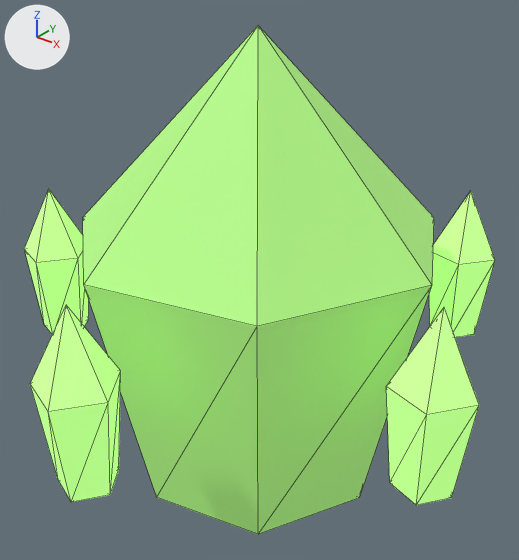
A saved change to the glTF model assets/models/glb/deep-fracture-creature-AnnoyanceWisp-venom.glb.
The view is the same before and after, from a 50 mm lens placed at (0.839, -1.044, 0.887), pointed at (0.026, -0.028, 0.257). The axes (+X, +Y, +Z) are drawn at upper left. The lights are the same throughout. The picture after the commit comes second. Mesh edges are drawn as thin lines.

The older version as bpy lines, for what is in view:
```python
ob_orbit_shard_0 = bpy.data.objects.new('orbit-shard-0', me_orbit_shard_0)
ob_orbit_shard_0.location = (0.468, -0.133, 0.207)
ob_orbit_shard_1 = bpy.data.objects.new('orbit-shard-1', me_orbit_shard_1)
ob_orbit_shard_1.location = (0.024, -0.48, 0.207)
ob_orbit_shard_2 = bpy.data.objects.new('orbit-shard-2', me_orbit_shard_2)
ob_orbit_shard_2.location = (-0.444, -0.164, 0.207)
ob_orbit_shard_4 = bpy.data.objects.new('orbit-shard-4', me_orbit_shard_4)
ob_orbit_shard_4.location = (0.276, 0.398, 0.207)
ob_shell = bpy.data.objects.new('shell', me_shell)
ob_shell.location = (0.019, 0.0, 0.254)
```
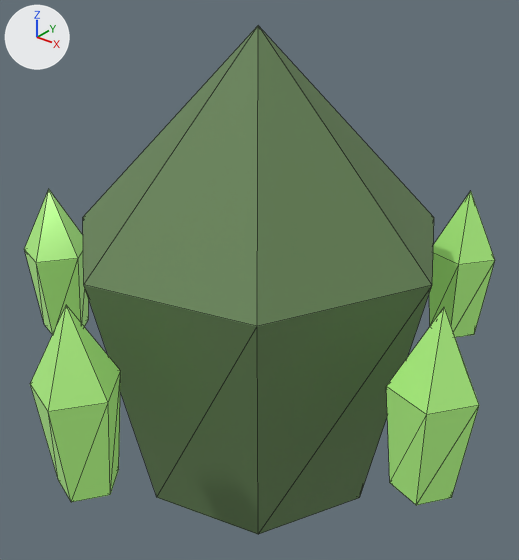
The edits, one by one:
Material 'export-source.001' (mat_export_source_001) changes colour from green #a6e77c to green #698659; in linear values from (0.38, 0.8, 0.2) to (0.142, 0.239, 0.101).
In material 'export-source.001' (mat_export_source_001), emission_color is no longer (0.095, 0.2, 0.05), dark green #577c3f.
In material 'export-source.001' (mat_export_source_001), emission_strength is no longer 1.0.
In material 'export-source.002' (mat_export_source_002), roughness goes from 0.7 to 0.24.
In material 'export-source.002' (mat_export_source_002), emission_color goes from (0.304, 0.64, 0.16) (green #96d16f) to (0.0851, 0.179, 0.0448) (dark green #52753c).

Pixel boxes [x1, y1, x2, y2] of what changed, in the pictures (519 x 560 px):
'shell', recoloured, surface changed (darker)
    both: [83, 26, 434, 534]
'orbit-shard-0', surface changed, recoloured (darker)
    both: [386, 308, 479, 505]
'orbit-shard-1', surface changed, recoloured (darker)
    both: [30, 305, 121, 502]
'orbit-shard-4', surface changed, recoloured (darker)
    both: [429, 191, 495, 338]
'orbit-shard-2', surface changed, recoloured (darker)
    both: [24, 191, 89, 335]
